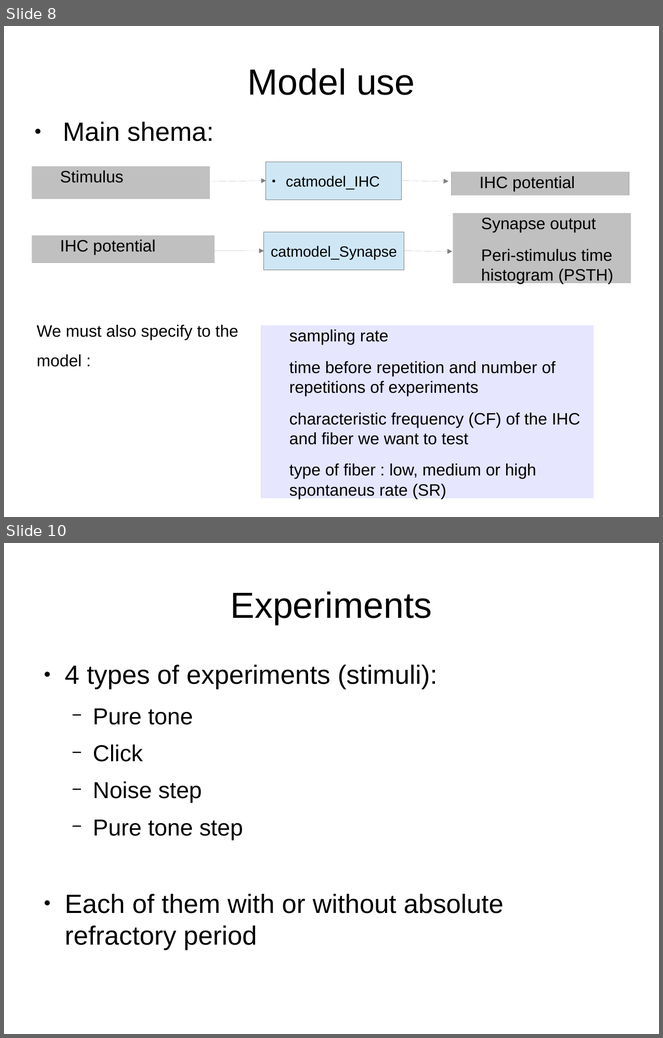
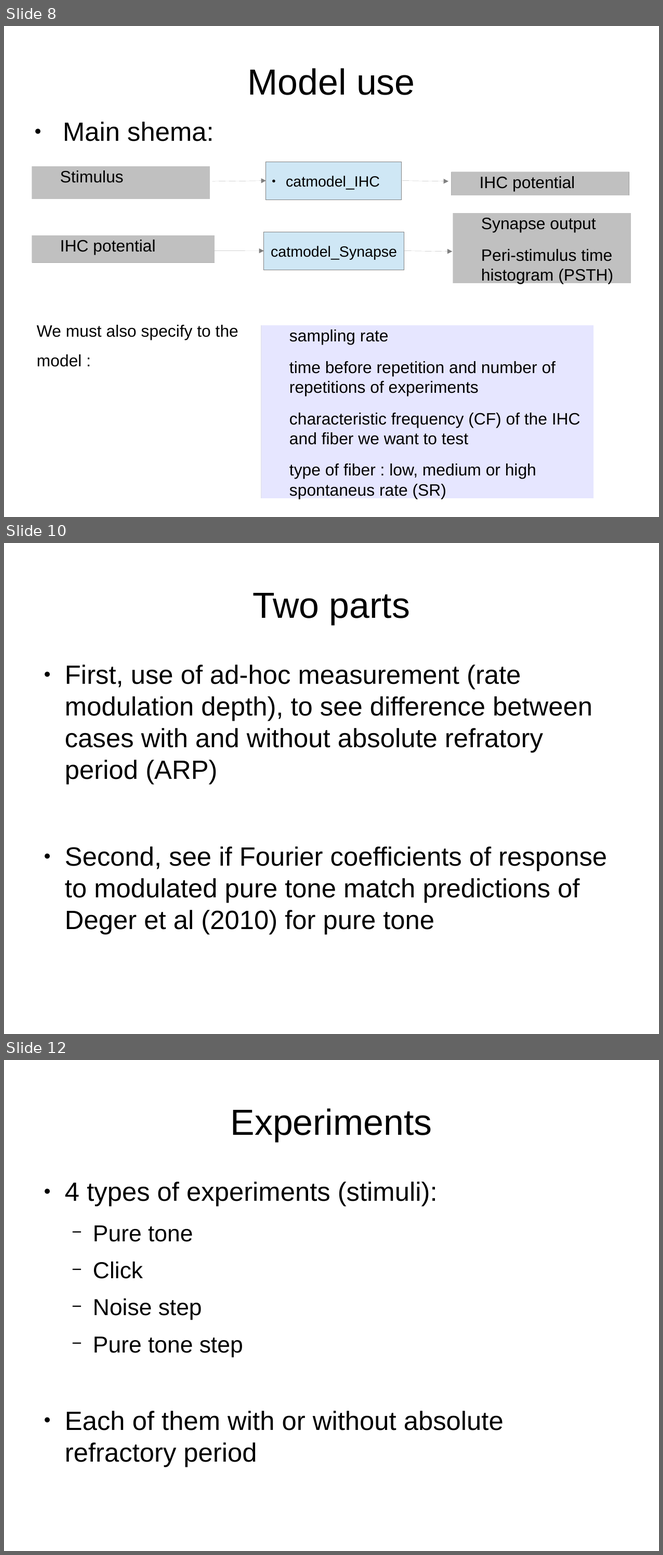
Before and after one commit to MaelleC/auditory-things, a slide deck: finalThings/presentation/pres1.odp. Shown one above the other, each under a label of ours: slides 8 and 10 before the commit, slides 8, 10 and 12 after it; the slides between them are not shown. The pictures are 663x1038 and 663x1555 pixels, drawn with LibreOffice and Linux fonts; fonts in the diff are those of the drawing. Boxes give left, top, right and bottom in pixels: in the first picture for what was removed or moved away, otherwise in the second. Text is boxed around its words. In the diff, an @@ line names an element or a change of style, - is before the commit and + after.

```diff
--- a/finalThings/presentation/pres1.odp
+++ b/finalThings/presentation/pres1.odp
@@ slide 10 added at (x1=4, y1=543, x2=659, y2=1034), background #FFFFFF @@
@@ title added at (x1=253, y1=593, x2=410, y2=625), 44 pt, text #000000 @@
+Two parts
@@ text added at (x1=65, y1=665, x2=607, y2=935), 32 pt, text #000000 @@
+● First, use of ad-hoc measurement (rate modulation depth), to see difference between cases with and without absolute refratory period (ARP)
+● Second, see if Fourier coefficients of response to modulated pure tone match predictions of Deger et al (2010) for pure tone
@@ what was slide 10 is now slide 12 @@
```
Also in this commit, not shown: 3 slides changed, 5 other slides added, 1 slide removed, 6 other files.
